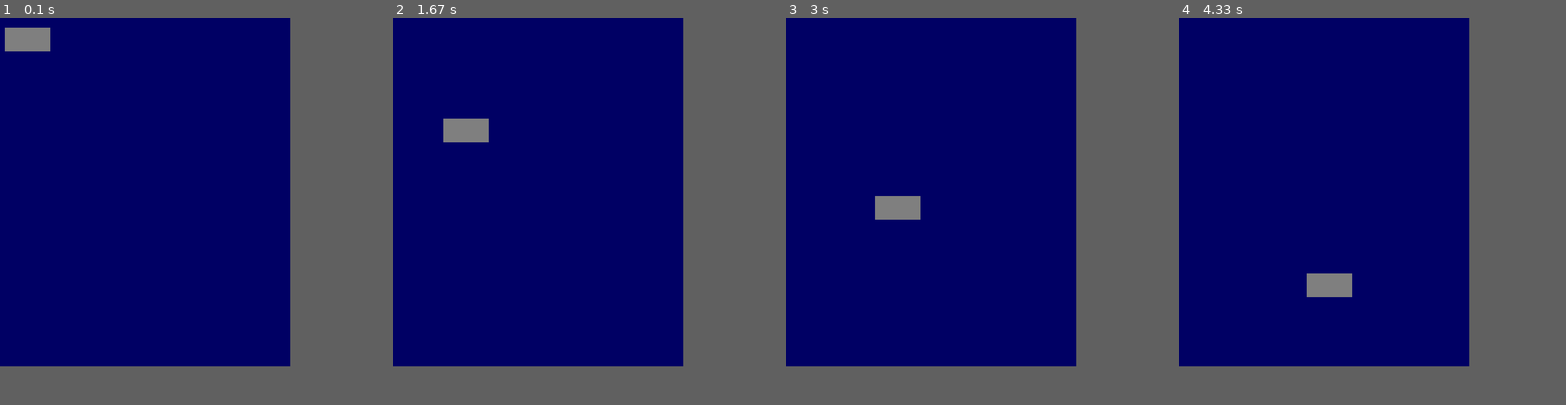
Above: before the commit, frames 1-4 (left to right).
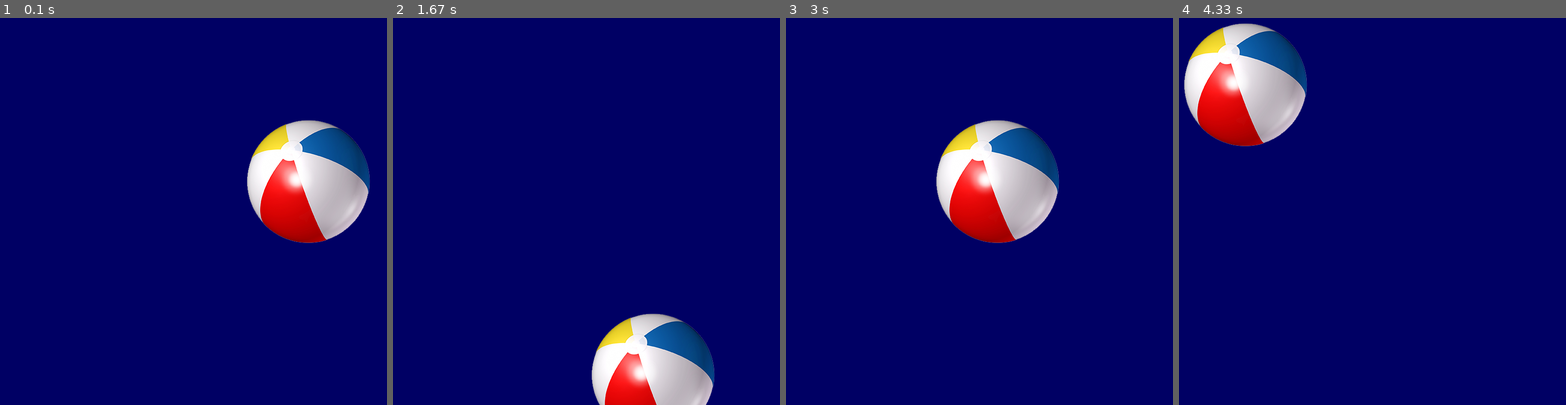
Above: after the commit, the same moments.

Repository: J05H14/first-pygame
Game: pygame game, started from acmpygame.py
Same seed, same stepped clock (60 frames per second), same inputs: the game is played once before the commit and once after it.
Inputs:
- Up to frame 1 (0.1 s): no input
- Up to frame 2 (1.67 s): no input
- Up to frame 3 (3 s): no input
- Up to frame 4 (4.33 s): no input
The window is 600x720 before the commit and 800x800 after it. Grey fills any space a smaller window leaves; there, only what the larger window draws over its background counts as a difference.

The runs differ from the first frame. In frame 1, 8.6% of the frame differs, in the area x 1-96%, y 2-59%; in frame 2, 7.0%; in frame 3, 8.6%; in frame 4, 8.6%.

Commit message:
Ball is fast

Diff:
--- a/acmpygame.py
+++ b/acmpygame.py
@@ -3,8 +3,8 @@
 
 pygame.init()
 
-width = 600
-height = 720
+width = 800
+height = 800
 
 size = (width, height)
 
@@ -16,7 +16,7 @@
 
 squareRect = square.get_rect()
 
-speed = [1, 2]
+speed = [50, 100]
 
 while True:
 
Binary file changed: square.png
